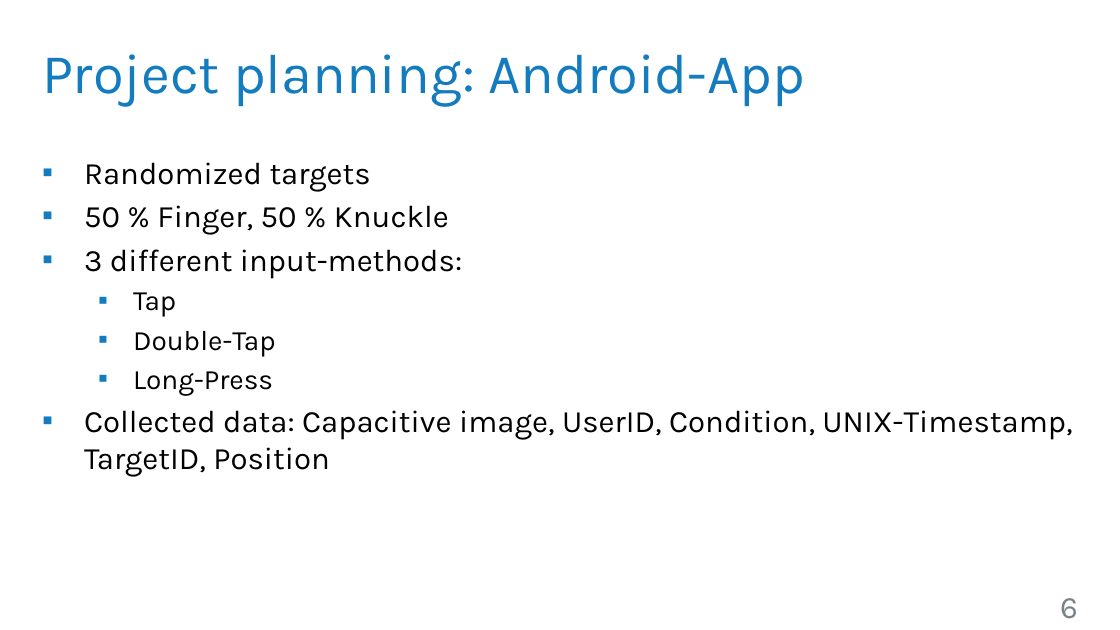
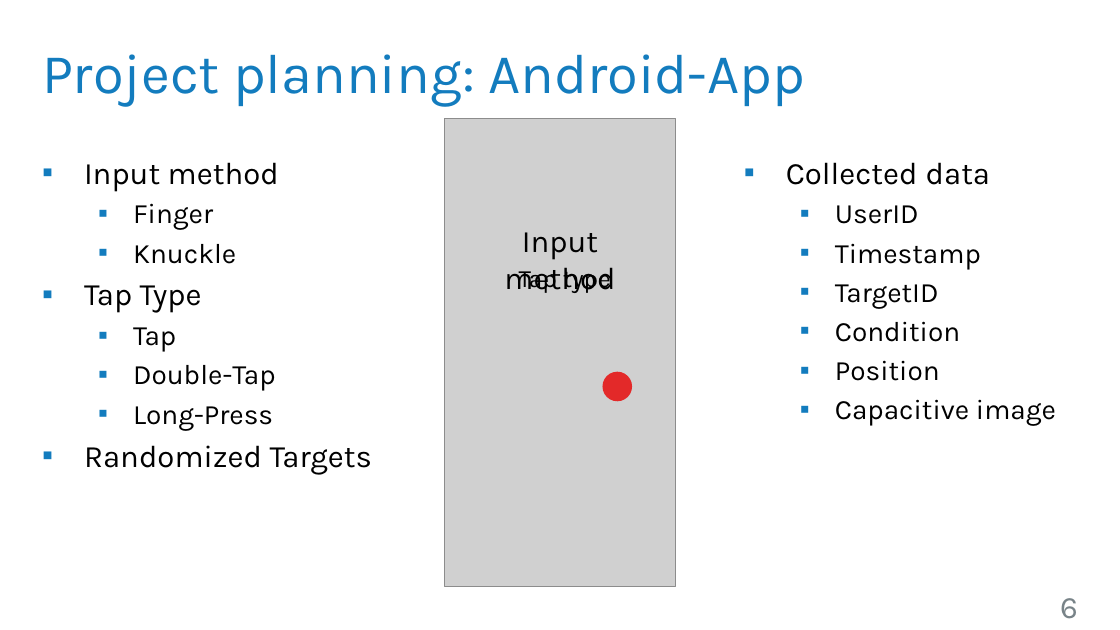
Before and after one commit to robsch94/FaPraKnuckleInput, a slide deck: slide 6 of FirstPresentation.pptx. Drawn at 1120x630 pixels with LibreOffice and Linux fonts; fonts in the diff are those of the drawing; grey boxes stand for pictures; background and template pictures are left out. Boxes give left, top, right and bottom in pixels: in the first picture for what was removed or moved away, otherwise in the second. Text is boxed around its words. In the diff, an @@ line names an element or a change of style, - is before the commit and + after.

```diff
--- a/FirstPresentation.pptx
+++ b/FirstPresentation.pptx
@@ picture added at bbox=[445, 119, 675, 587] @@
@@ text at bbox=[84, 162, 279, 313]: text changed @@
-▪ Randomized targets
-▪ 50 % Finger, 50 % Knuckle
-▪ 3 different input-methods:
+▪ Input method
+  ▪ Finger
+  ▪ Knuckle
+▪ Tap Type
@@ text added at bbox=[786, 162, 1056, 426], 18 pt, text #000000 @@
+▪ Collected data
+  ▪ UserID
+  ▪ Timestamp
+  ▪ TargetID
+  ▪ Condition
+  ▪ Position
+  ▪ Capacitive image
@@ text added at bbox=[504, 232, 615, 293], 20 pt, text #000000 @@
+Input method
@@ text added at bbox=[519, 267, 611, 292], 16 pt, text #000000 @@
+Tap type
@@ ellipse added at bbox=[604, 373, 631, 400], fill #E32929, outline #E32929 2 pt @@
@@ text at bbox=[84, 445, 372, 475]: text changed @@
-▪ Collected data: Capacitive image, UserID, Condition, UNIX-Timestamp, TargetID, Position
+▪ Randomized Targets
```
Also in this commit, not shown: 6 other slides changed, 3 slides added, 3 slides removed.
